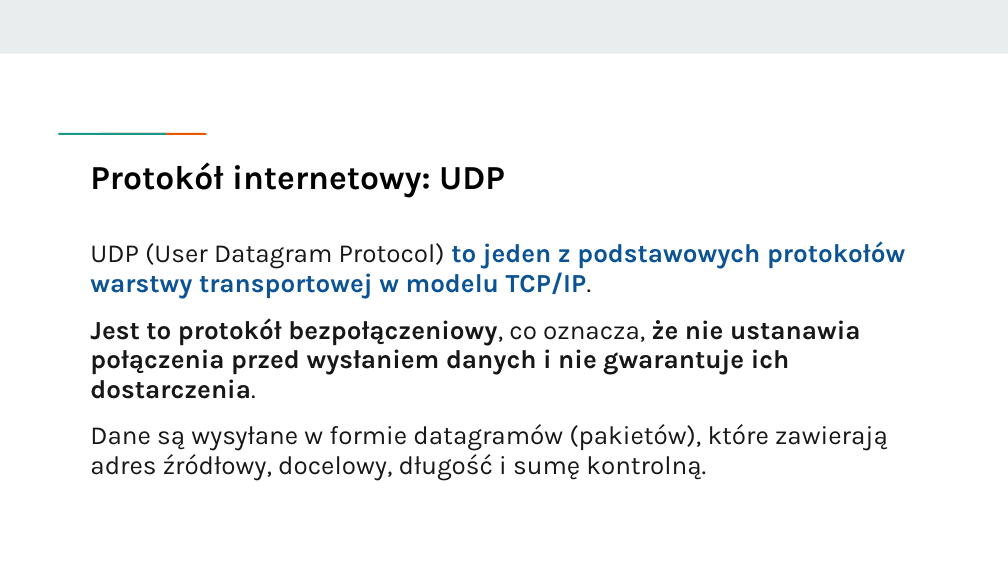
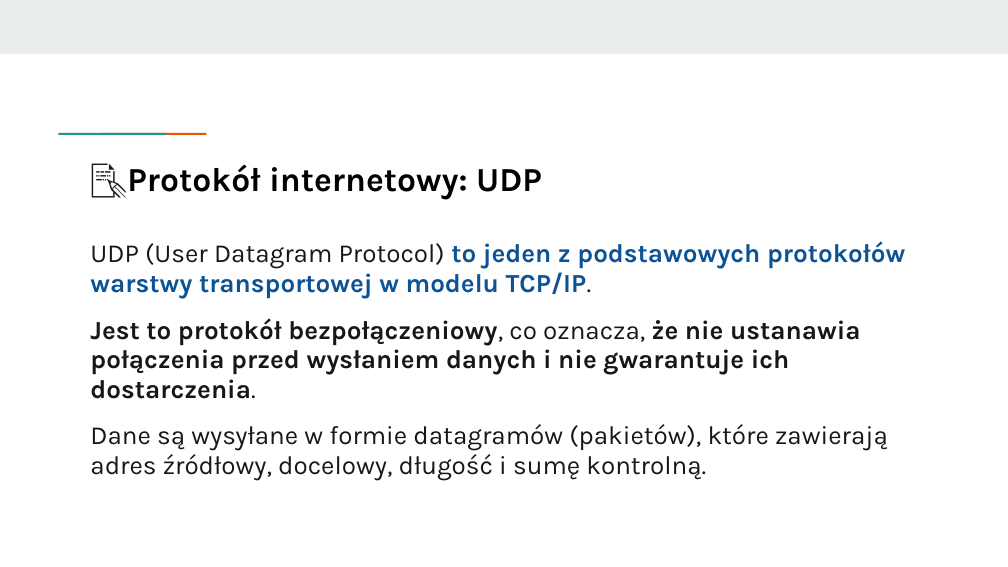
Before and after one commit to KasiaKasia/PRZEDMIOTY, a slide deck: slide 90 of ZASTOSOWANIE_INFORMATYKI/1A-gr_2/Zastosowanie informatyki - 1A gr. 2.pptx. Drawn at 1008x567 pixels with LibreOffice and Linux fonts; fonts in the diff are those of the drawing. Boxes give left, top, right and bottom in pixels: in the first picture for what was removed or moved away, otherwise in the second. Text is boxed around its words. In the diff, an @@ line names an element or a change of style, - is before the commit and + after.

```diff
--- a/ZASTOSOWANIE_INFORMATYKI/1A-gr_2/Zastosowanie informatyki - 1A gr. 2.pptx
+++ b/ZASTOSOWANIE_INFORMATYKI/1A-gr_2/Zastosowanie informatyki - 1A gr. 2.pptx
@@ title at bbox=[127, 164, 542, 200]: text changed @@
-Protokół internetowy: UDP
+📝Protokół internetowy: UDP
```
Also in this commit, not shown: 14 other slides changed, 3 other files.
